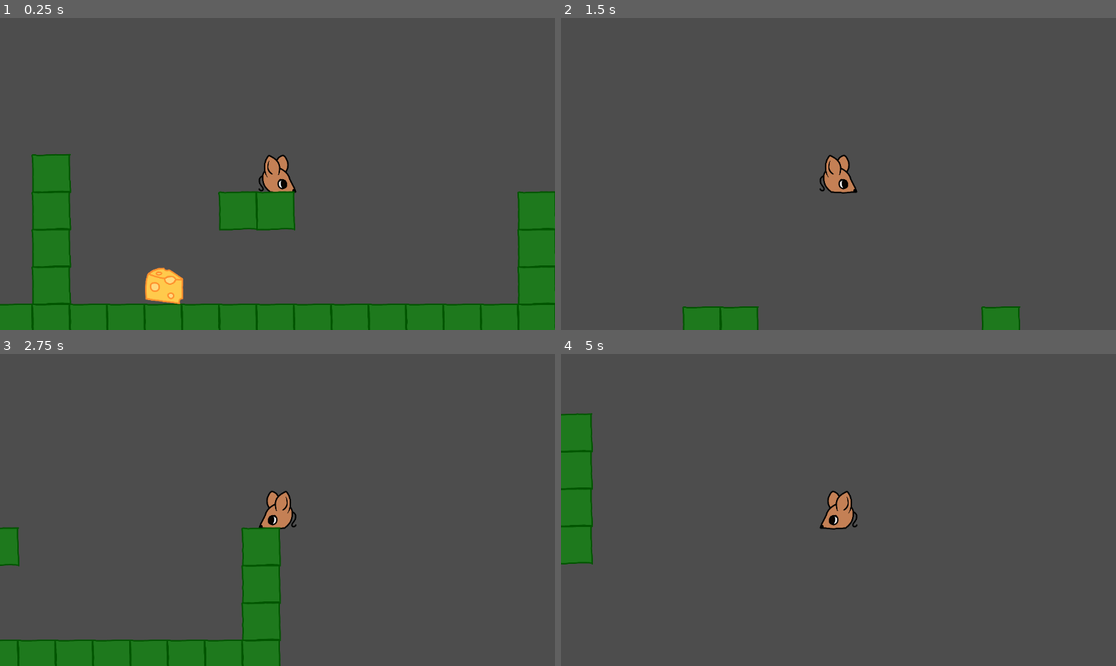
Above: before the commit, frames 1-4 (two rows, left to right).
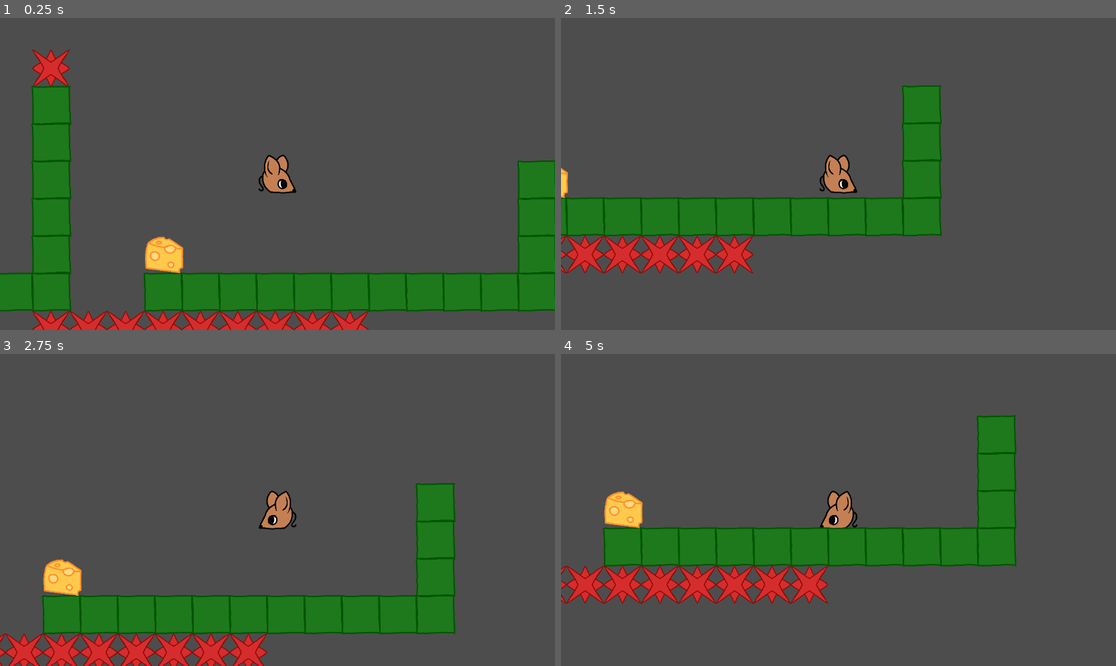
Above: after the commit, the same moments.

Repository: yourname3/jf_f24
Game: Godot game, scene res://level.tscn
The game is run twice, just before and just after one commit, with the same random seed, the same clock (stepped at 60 frames per second) and the same inputs.
Inputs:
- Up to frame 1 (0.25 s): no input
- Up to frame 2 (1.5 s): hold Z (player_grab, bound only after the commit) 0.53-1.28 s; hold D (player_right) from 0.53 s (still down); tap X (player_grab, bound only before the commit) at 0.8, 1.35 s
- Up to frame 3 (2.75 s): tap Z (player_grab, bound only after the commit) at 1.55 s; release D (player_right) at 2.03 s; hold A (player_left) from 2.03 s (still down); hold Z (player_grab, bound only after the commit) from 2.03 s (still down); tap X (player_grab, bound only before the commit) at 2.3 s
- Up to frame 4 (5 s): release A (player_left) at 2.78 s; release Z (player_grab, bound only after the commit) at 2.78 s; hold D (player_right) 2.78-4.28 s; tap X (player_grab, bound only before the commit) at 2.85, 3.8, 4.35 s; tap Z (player_grab, bound only after the commit) at 3.05, 4.55 s; hold Z (player_grab, bound only after the commit) 3.53-4.28 s; hold A (player_left) from 4.28 s (still down)

The runs differ from the first frame. In frame 1, 20% of the frame differs, in the area x 0-100%, y 10-100%; in frame 2, 15%; in frame 3, 18%; in frame 4, 19%.

Commit message:
Implement a cheese jump

Diff:
--- a/cheese/cheese.tscn
+++ b/cheese/cheese.tscn
@@ -11,6 +11,7 @@
 
 [node name="Cheese" type="CharacterBody2D"]
 collision_layer = 8
+collision_mask = 3
 script = ExtResource("1_qf4rk")
 
 [node name="Sprite2D" type="Sprite2D" parent="."]
--- a/level.tscn
+++ b/level.tscn
@@ -36,7 +36,7 @@
 [node name="TileMap" type="TileMap" parent="."]
 tile_set = SubResource("TileSet_no3vj")
 format = 2
-layer_0/tile_data = PackedInt32Array(65533, 0, 0, 65534, 0,  …(329 unchanged characters)… 5539, 1, 0, -65542, 0, 0, -65543, 0, 0, 7, 0, 0, 8, 0, 0, 9, 0, 0, 10, 0, 0, 11, 0, 0, 12, 0, 0, 13, 0, 0, 14, 0, 0, 15, 0, 0, 16, 0, 0, 17, 0, 0, 18, 0, 0, 19, 0, 0, -65517, 0, 0, -131053, 0, 0, -196589, 0, 0, -196597, 0, 0, -196596, 0, 0)
+layer_0/tile_data = PackedInt32Array(65533, 0, 0, 65534, 0,  …(329 unchanged characters)… 5539, 1, 0, -65542, 0, 0, -65543, 0, 0, 9, 0, 0, 10, 0, 0, 11, 0, 0, 12, 0, 0, 13, 0, 0, 14, 0, 0, 15, 0, 0, 16, 0, 0, 17, 0, 0, 18, 0, 0, 19, 0, 0, -65517, 0, 0, -131053, 0, 0, -196589, 0, 0, -327674, 0, 0, -393210, 1, 0, 65542, 1, 0, 65543, 1, 0, 65544, 1, 0, 65545, 1, 0, 65546, 1, 0, 65547, 1, 0, 65548, 1, 0, 65549, 1, 0, 65550, 1, 0)
 
 [node name="Cheese" parent="." instance=ExtResource("4_wcusi")]
 position = Vector2(2438, -144)
--- a/player/player.gd
+++ b/player/player.gd
@@ -1,11 +1,16 @@
 extends CharacterBody2D
 
-const H_ACCEL = 1400.0
+const H_ACCEL = 256 * 16
 const SPEED = 256.0 * 6
 const JUMP_VELOCITY = -2000.0
 
 @onready var sprite = $Sprite
 @onready var item_pickup = $ItemPickup
+
+# Linear jump.
+var jump_timer = 0.0
+const JUMP_TIMER_MAX = 0.3
+const JUMP_MIN_LENGTH = 0.05
 
 var current_held_item = null
 
@@ -18,6 +23,7 @@
 		current_held_item.global_position = global_position + Vector2(64, 0) * get_current_direction()
 
 		if not Input.is_action_pressed("player_grab"):
+			current_held_item.global_position = global_position + Vector2(256 * 0.75, 0) * get_current_direction()
 			current_held_item.release(get_current_direction())
 			current_held_item = null
 	elif Input.is_action_pressed("player_grab"):
@@ -27,14 +33,24 @@
 				current_held_item = item
 
 func _physics_process(delta):
-
-	# Add the gravity.
-	if not is_on_floor():
+	# Jump is canceled as soon as we let go of the button.
+	# WE have a minimum jump length though.
+	if not Input.is_action_pressed("player_jump"):
+		if jump_timer <= JUMP_TIMER_MAX - JUMP_MIN_LENGTH:
+			jump_timer = 0.0
+	# While the jump timer is active, we have a linear jump.
+	if jump_timer > 0.0:
+		velocity.y = JUMP_VELOCITY
+		if jump_timer > JUMP_TIMER_MAX - JUMP_MIN_LENGTH:
+			velocity.y *= 1.2
+		jump_timer -= delta
+	# Otherwise, add the gravity.
+	elif not is_on_floor():
 		velocity += get_gravity() * delta
 
-	# Handle jump.
+	# Start the jump when the action is just pressed.
 	if Input.is_action_just_pressed("player_jump") and is_on_floor():
-		velocity.y = JUMP_VELOCITY
+		jump()
 
 	# Horizontal acceleration
 	var direction = Input.get_axis("player_left", "player_right")
@@ -42,6 +58,8 @@
 	var accel = H_ACCEL
 	if sign(velocity.x) != sign(target_speed):
 		accel *= 2
+	#elif abs(velocity.x) < (target_speed * 0.6):
+		#accel *= 4
 	velocity.x = move_toward(velocity.x, target_speed, accel * delta)
 
 	if abs(velocity.x) > SPEED * 0.03:
@@ -50,8 +68,13 @@
 	move_and_slide()
 	update_item(delta)
 
+func jump():
+	jump_timer = JUMP_TIMER_MAX
+	# The initial jump should "jolt" up.
+	velocity.y = JUMP_VELOCITY * 1.2
+
 func cheese_jump():
-	velocity.y = JUMP_VELOCITY
+	jump()
 
 func die():
 	#get_tree().change_scene_to_packed(get_tree().current_scene)
--- a/project.godot
+++ b/project.godot
@@ -39,12 +39,12 @@
 }
 player_jump={
 "deadzone": 0.5,
-"events": [Object(InputEventKey,"resource_local_to_scene":fa …(140 unchanged characters)… d":false,"keycode":0,"physical_keycode":90,"key_label":0,"unicode":122,"location":0,"echo":false,"script":null)
+"events": [Object(InputEventKey,"resource_local_to_scene":fa …(140 unchanged characters)… d":false,"keycode":0,"physical_keycode":88,"key_label":0,"unicode":120,"location":0,"echo":false,"script":null)
 ]
 }
 player_grab={
 "deadzone": 0.5,
-"events": [Object(InputEventKey,"resource_local_to_scene":fa …(140 unchanged characters)… d":false,"keycode":0,"physical_keycode":88,"key_label":0,"unicode":120,"location":0,"echo":false,"script":null)
+"events": [Object(InputEventKey,"resource_local_to_scene":fa …(140 unchanged characters)… d":false,"keycode":0,"physical_keycode":90,"key_label":0,"unicode":122,"location":0,"echo":false,"script":null)
 ]
 }
 
@@ -57,7 +57,7 @@
 
 [physics]
 
-2d/default_gravity=2508.8
+2d/default_gravity=8192.0
 
 [rendering]
 
